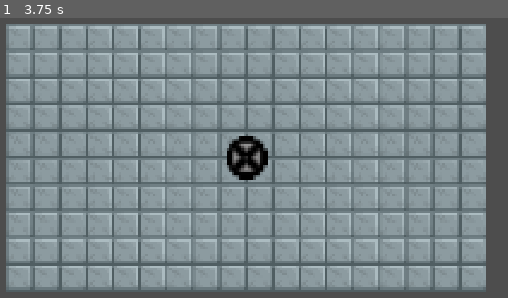
Above: before the commit, frame 1.
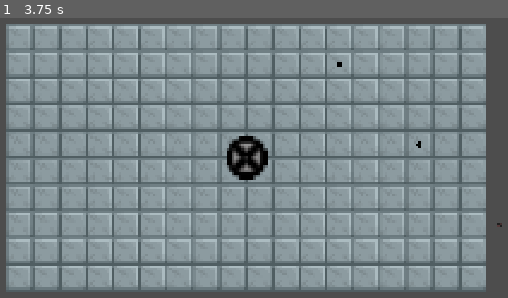
Above: after the commit, the same moment.

Repository: MasonGailiunas/csproject
Game: Godot game, scene res://main.tscn
Same seed, same stepped clock (60 frames per second), same inputs: the game is played once before the commit and once after it.
Inputs (mouse positions are in pixels of both pictures, inside the frame that each line leads up to):
- Up to frame 1 (3.75 s): tap Enter at 0.5, 2, 3.5 s; move the mouse to (421, 135) at 0.52 s; hold E (toggle_build, bound only after the commit) 0.53-1.25 s; click (421, 135) at 0.67 s; tap Space at 1.25, 2.75 s; drag from (86, 180) to (208, 247) at 1.27 s; move the mouse to (325, 60) at 2.02 s; hold E (toggle_build, bound only after the commit) 2.03-2.75 s; click (325, 60) at 2.17 s; drag from (208, 247) to (5, 90) at 2.77 s; move the mouse to (487, 225) at 3.52 s; hold E (toggle_build, bound only after the commit) from 3.53 s (still down); click (487, 225) at 3.67 s

The runs differ from the first frame. In frame 1, less than 0.1% of the frame differs, in the area x 66-99%, y 15-75%.

Commit message:
fixed project settings

Diff:
--- a/project.godot
+++ b/project.godot
@@ -27,6 +27,14 @@
 theme/custom="uid://dhf4p8wepr1mq"
 theme/custom_font="uid://dhf4p8wepr1mq"
 
+[input]
+
+toggle_build={
+"deadzone": 0.2,
+"events": [Object(InputEventKey,"resource_local_to_scene":false,"resource_name":"","device":-1,"window_id":0,"alt_pressed":false,"shift_pressed":false,"ctrl_pressed":false,"meta_pressed":false,"pressed":false,"keycode":0,"physical_keycode":69,"key_label":0,"unicode":101,"location":0,"echo":false,"script":null)
+]
+}
+
 [physics]
 
 3d/physics_engine="Jolt Physics"
